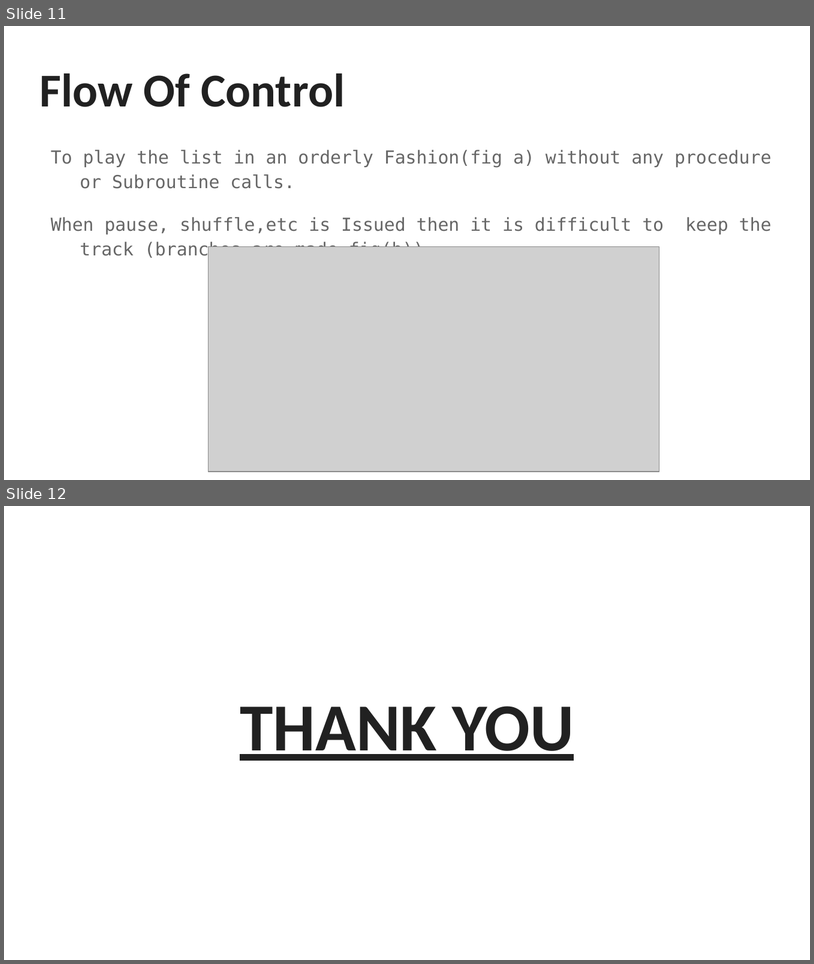
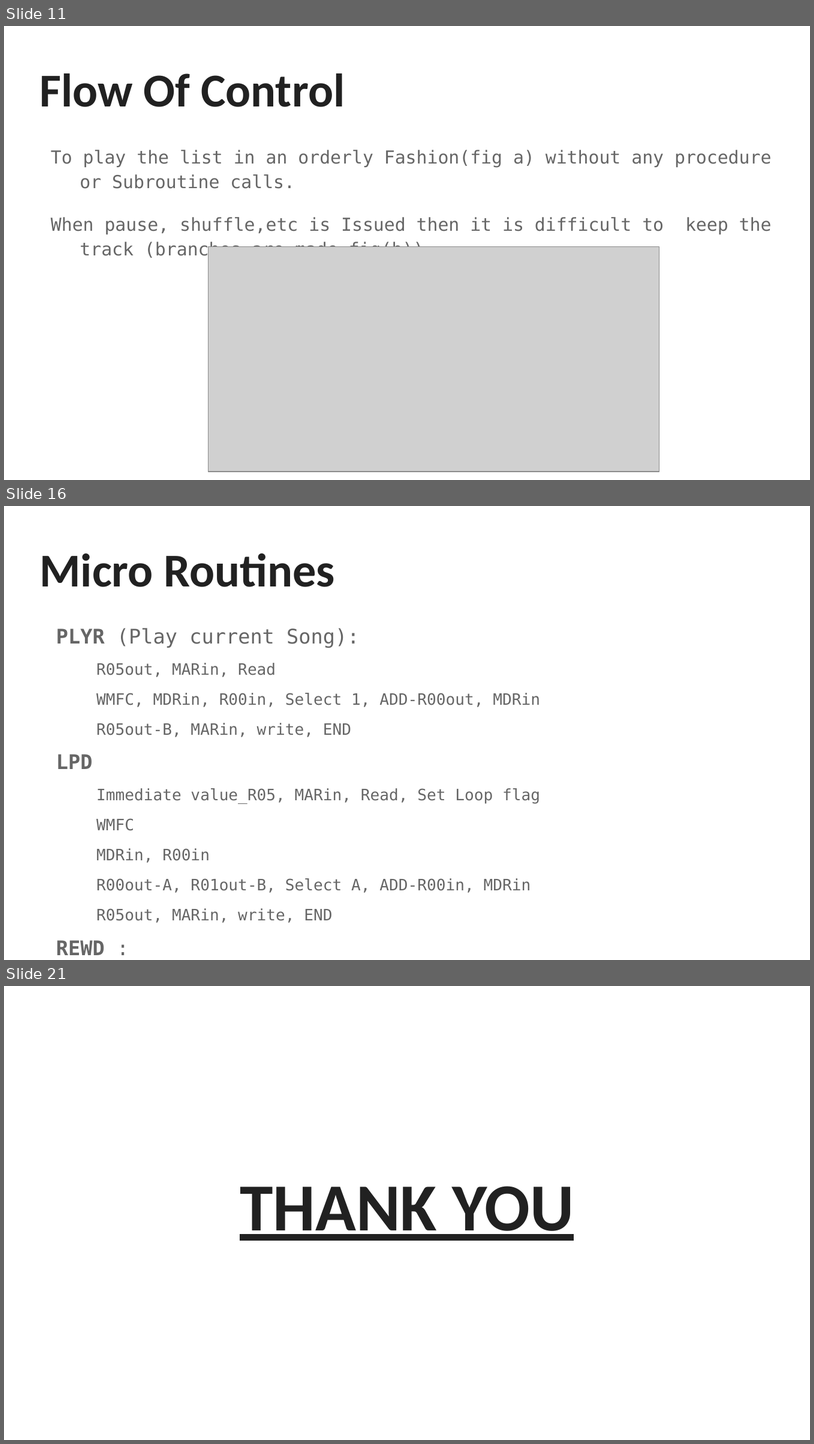
Before and after one commit to yaki29/COA-Project, a slide deck: MP3 Player ISA.pptx. Shown one above the other, each under a label of ours: slides 11 and 12 before the commit, slides 11, 16 and 21 after it; the slides between them are not shown. The pictures are 814x964 and 814x1444 pixels, drawn with LibreOffice and Linux fonts; fonts in the diff are those of the drawing; grey boxes stand for pictures. Boxes give left, top, right and bottom in pixels: in the first picture for what was removed or moved away, otherwise in the second. Text is boxed around its words. In the diff, an @@ line names an element or a change of style, - is before the commit and + after.

```diff
--- a/MP3 Player ISA.pptx
+++ b/MP3 Player ISA.pptx
@@ slide 16 added at (x1=4, y1=506, x2=810, y2=960), background #FFFFFF @@
@@ title added at (x1=39, y1=553, x2=335, y2=587), 42 pt, text #212121, bold @@
+Micro Routines
@@ text added at (x1=56, y1=628, x2=540, y2=955), 14 pt, text #666666 @@
+PLYR (Play current Song):
+  R05out, MARin, Read
+  WMFC, MDRin, R00in, Select 1, ADD-R00out, MDRin
+  R05out-B, MARin, write, END
+LPD
+  Immediate value_R05, MARin, Read, Set Loop flag
+  WMFC
+  MDRin, R00in
+  R00out-A, R01out-B, Select A, ADD-R00in, MDRin
+  R05out, MARin, write, END
+REWD :
+  Immediate value_R03,END
@@ what was slide 12 is now slide 21 @@
```
Also in this commit, not shown: 5 slides changed, 8 other slides added.
